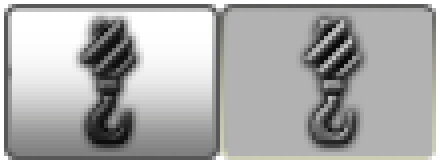
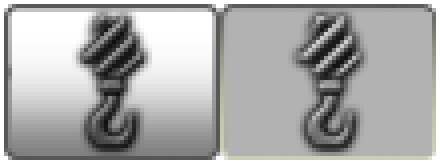
Two versions of the same layered image (440 × 164). Layer-by-layer changes:
painted on "图层 1 拷贝" over 296, 16, 360, 148
painted on "图层 1" over 80, 16, 144, 148
moved "渐变填充 1" above "颜色填充 1" over 72, 24, 152, 152
